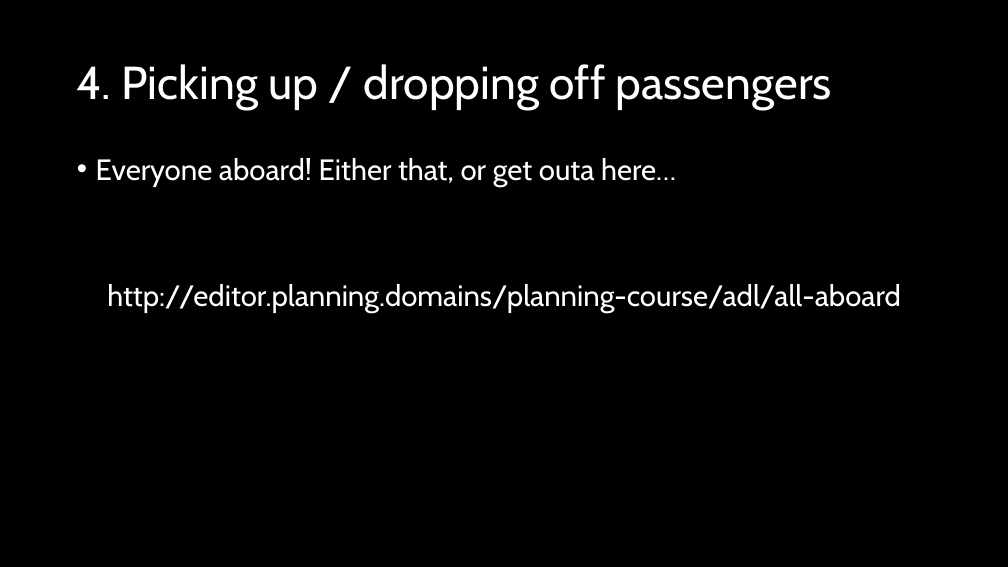
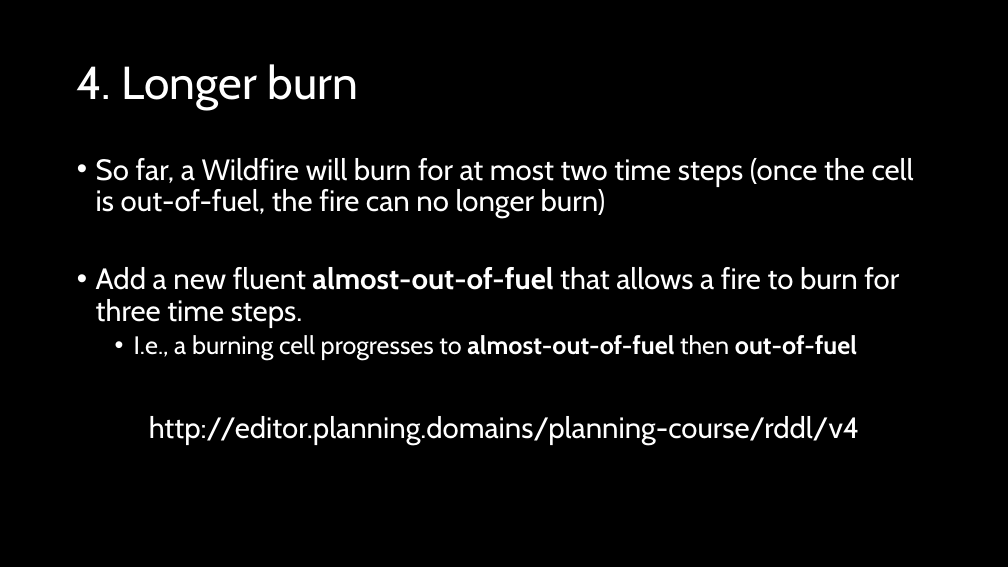
Before and after one commit to AI-Planning/modeling-in-pddl, a slide deck: slide 27 of exercises/cisc-813/rddl/slides.pptx (slide 29 before the commit). Drawn at 1008x567 pixels with LibreOffice and Linux fonts; fonts in the diff are those of the drawing. Boxes give left, top, right and bottom in pixels: in the first picture for what was removed or moved away, otherwise in the second. Text is boxed around its words. In the diff, an @@ line names an element or a change of style, - is before the commit and + after.

Commit message:
Finished up the final rddl tasks.

```diff
--- a/exercises/cisc-813/rddl/slides.pptx
+++ b/exercises/cisc-813/rddl/slides.pptx
@@ title at <box>77,64,358,110</box>: text changed @@
-4. Picking up / dropping off passengers
+4. Longer burn
@@ text at <box>96,158,914,445</box>: text changed @@
-• Everyone aboard! Either that, or get outa here…
-http://editor.planning.domains/planning-course/adl/all-aboard
+• So far, a Wildfire will burn for at most two time steps (once the cell is out-of-fuel, the fire can no longer burn)
+• Add a new fluent almost-out-of-fuel that allows a fire to burn for three time steps.
+  • I.e., a burning cell progresses to almost-out-of-fuel then out-of-fuel
+http://editor.planning.domains/planning-course/rddl/v4
```
Also in this commit, not shown: 8 other slides changed, 2 slides removed.
